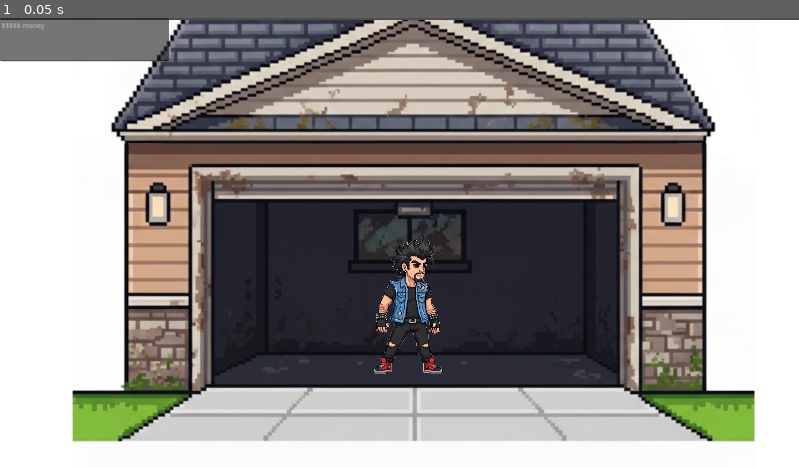
Above: before the commit, frame 1.
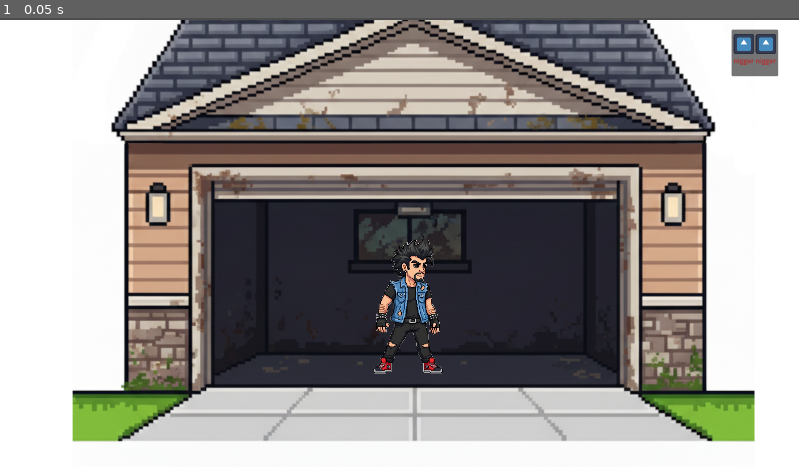
Above: after the commit, the same moment.

Repository: Geluco/music-band-tycoon
Game: Godot game, scene res://scenes/main_node.tscn
Same seed, same stepped clock (60 frames per second), same inputs: the game is played once before the commit and once after it. Before the commit the project has no main scene; this scene is started directly in both runs. The engine's default icon, where the game draws it, is replaced by a stand-in: a white triangle on a blue panel in a dark square.
Inputs:
- Up to frame 1 (0.05 s): no input

The runs differ from the first frame. In frame 1, 2.7% of the frame differs, in the area x 0-98%, y 0-14%.

Commit message:
muxa cosa
interfaz basica,
escena de menu, con varios botones funcionales,
eliminacion de la escena del cuadro de texto

Diff:
--- a/project.godot
+++ b/project.godot
@@ -11,6 +11,7 @@
 [application]
 
 config/name="music-band-tycoon"
+run/main_scene="uid://8rdlqav878pv"
 config/features=PackedStringArray("4.4", "GL Compatibility")
 config/icon="res://icon.svg"
 
@@ -19,6 +20,10 @@
 window/size/viewport_width=1920
 window/size/viewport_height=1080
 
+[gui]
+
+theme/custom="uid://bfvi3a08pmgte"
+
 [rendering]
 
 renderer/rendering_method="gl_compatibility"
--- /dev/null
+++ b/resources/example_theme.tres
@@ -0,0 +1,4 @@
+[gd_resource type="Theme" format=3 uid="uid://bfvi3a08pmgte"]
+
+[resource]
+Label/colors/font_color = Color(0.71904, 0.15161, 0.159109, 1)
--- a/scenes/main_node.tscn
+++ b/scenes/main_node.tscn
@@ -2,7 +2,7 @@
 
 [ext_resource type="PackedScene" uid="uid://c0nssosyhrhui" path="res://scenes/garage.tscn" id="1_e3fa1"]
 [ext_resource type="PackedScene" uid="uid://ci6l3qn5p31f1" path="res://scenes/main_character.tscn" id="2_5wdvg"]
-[ext_resource type="PackedScene" uid="uid://cq42aefiyclky" path="res://scenes/text_ui.tscn" id="3_t1rhp"]
+[ext_resource type="Texture2D" uid="uid://bqo5g5immf218" path="res://icon.svg" id="3_t1rhp"]
 
 [node name="Main Node" type="Node2D"]
 
@@ -15,4 +15,48 @@
 position = Vector2(430, 385)
 scale = Vector2(0.6, 0.6)
 
-[node name="Text Ui" parent="." instance=ExtResource("3_t1rhp")]
+[node name="CanvasLayer" type="CanvasLayer" parent="."]
+
+[node name="PanelContainer" type="PanelContainer" parent="CanvasLayer"]
+anchors_preset = 1
+anchor_left = 1.0
+anchor_right = 1.0
+offset_left = -162.0
+offset_top = 28.0
+offset_right = -50.0
+offset_bottom = 140.0
+grow_horizontal = 0
+
+[node name="MarginContainer" type="MarginContainer" parent="CanvasLayer/PanelContainer"]
+layout_mode = 2
+theme_override_constants/margin_left = 5
+theme_override_constants/margin_top = 10
+theme_override_constants/margin_right = 5
+theme_override_constants/margin_bottom = 0
+
+[node name="GridContainer" type="GridContainer" parent="CanvasLayer/PanelContainer/MarginContainer"]
+layout_mode = 2
+columns = 2
+
+[node name="TextureRect" type="TextureRect" parent="CanvasLayer/PanelContainer/MarginContainer/GridContainer"]
+layout_mode = 2
+texture = ExtResource("3_t1rhp")
+expand_mode = 2
+
+[node name="TextureRect2" type="TextureRect" parent="CanvasLayer/PanelContainer/MarginContainer/GridContainer"]
+layout_mode = 2
+texture = ExtResource("3_t1rhp")
+expand_mode = 4
+stretch_mode = 5
+
+[node name="Label" type="Label" parent="CanvasLayer/PanelContainer/MarginContainer/GridContainer"]
+layout_mode = 2
+text = "nigger
+"
+horizontal_alignment = 1
+
+[node name="Label2" type="Label" parent="CanvasLayer/PanelContainer/MarginContainer/GridContainer"]
+layout_mode = 2
+text = "nigger
+"
+horizontal_alignment = 1
--- /dev/null
+++ b/scenes/menu.tscn
@@ -0,0 +1,47 @@
+[gd_scene load_steps=2 format=3 uid="uid://ce7ts0jgjp8ra"]
+
+[ext_resource type="Script" uid="uid://bascn0d0av7dh" path="res://scripts/start_menu.gd" id="1_yqeox"]
+
+[node name="Menu" type="Control"]
+layout_mode = 3
+anchors_preset = 15
+anchor_right = 1.0
+anchor_bottom = 1.0
+grow_horizontal = 2
+grow_vertical = 2
+script = ExtResource("1_yqeox")
+
+[node name="PanelContainer" type="PanelContainer" parent="."]
+layout_mode = 2
+offset_left = 692.5
+offset_top = 486.0
+offset_right = 1227.5
+offset_bottom = 486.0
+
+[node name="MarginContainer" type="MarginContainer" parent="PanelContainer"]
+layout_mode = 2
+theme_override_constants/margin_left = 15
+theme_override_constants/margin_top = 15
+theme_override_constants/margin_right = 15
+theme_override_constants/margin_bottom = 15
+
+[node name="VBoxContainer" type="VBoxContainer" parent="PanelContainer/MarginContainer"]
+layout_mode = 2
+theme_override_constants/separation = 5
+alignment = 1
+
+[node name="Button" type="Button" parent="PanelContainer/MarginContainer/VBoxContainer"]
+layout_mode = 2
+text = "Play"
+
+[node name="Button2" type="Button" parent="PanelContainer/MarginContainer/VBoxContainer"]
+layout_mode = 2
+text = "Options"
+
+[node name="Button3" type="Button" parent="PanelContainer/MarginContainer/VBoxContainer"]
+layout_mode = 2
+text = "Quit"
+
+[connection signal="pressed" from="PanelContainer/MarginContainer/VBoxContainer/Button" to="." method="_on_button_pressed"]
+[connection signal="pressed" from="PanelContainer/MarginContainer/VBoxContainer/Button2" to="." method="_on_button_2_pressed"]
+[connection signal="pressed" from="PanelContainer/MarginContainer/VBoxContainer/Button3" to="." method="_on_button_3_pressed"]
--- /dev/null
+++ b/scripts/start_menu.gd
@@ -0,0 +1,13 @@
+extends Control
+
+
+func _on_button_pressed() -> void:
+	get_tree().change_scene_to_file("res://scenes/main_node.tscn")
+
+
+func _on_button_2_pressed() -> void:
+	pass # Replace with function body.
+
+
+func _on_button_3_pressed() -> void:
+	get_tree().quit()
Not shown: 1 places in scenes/text_ui.tscn that only renumber resources
Not shown, added: scripts/start_menu.gd.uid
